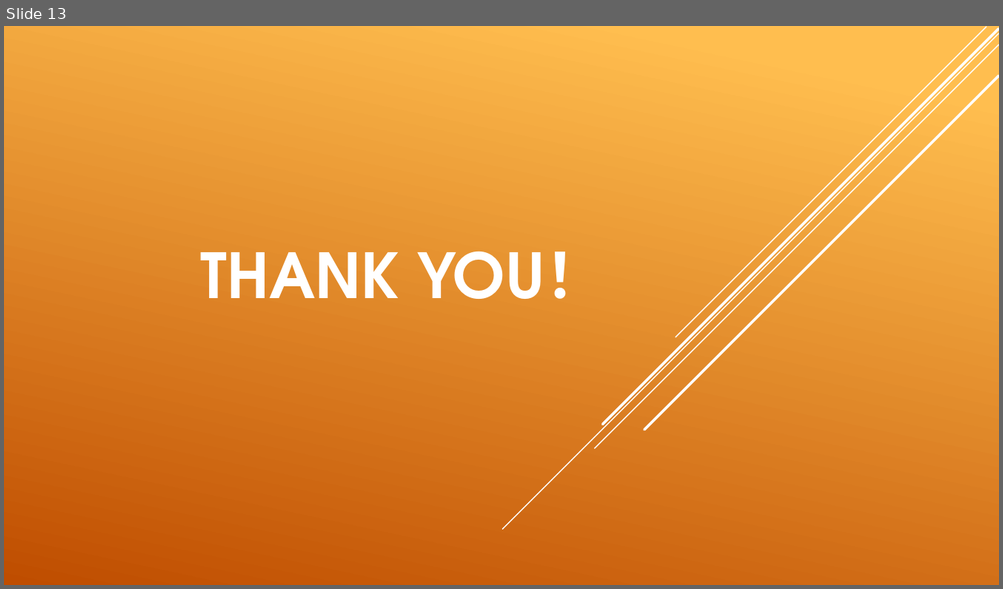
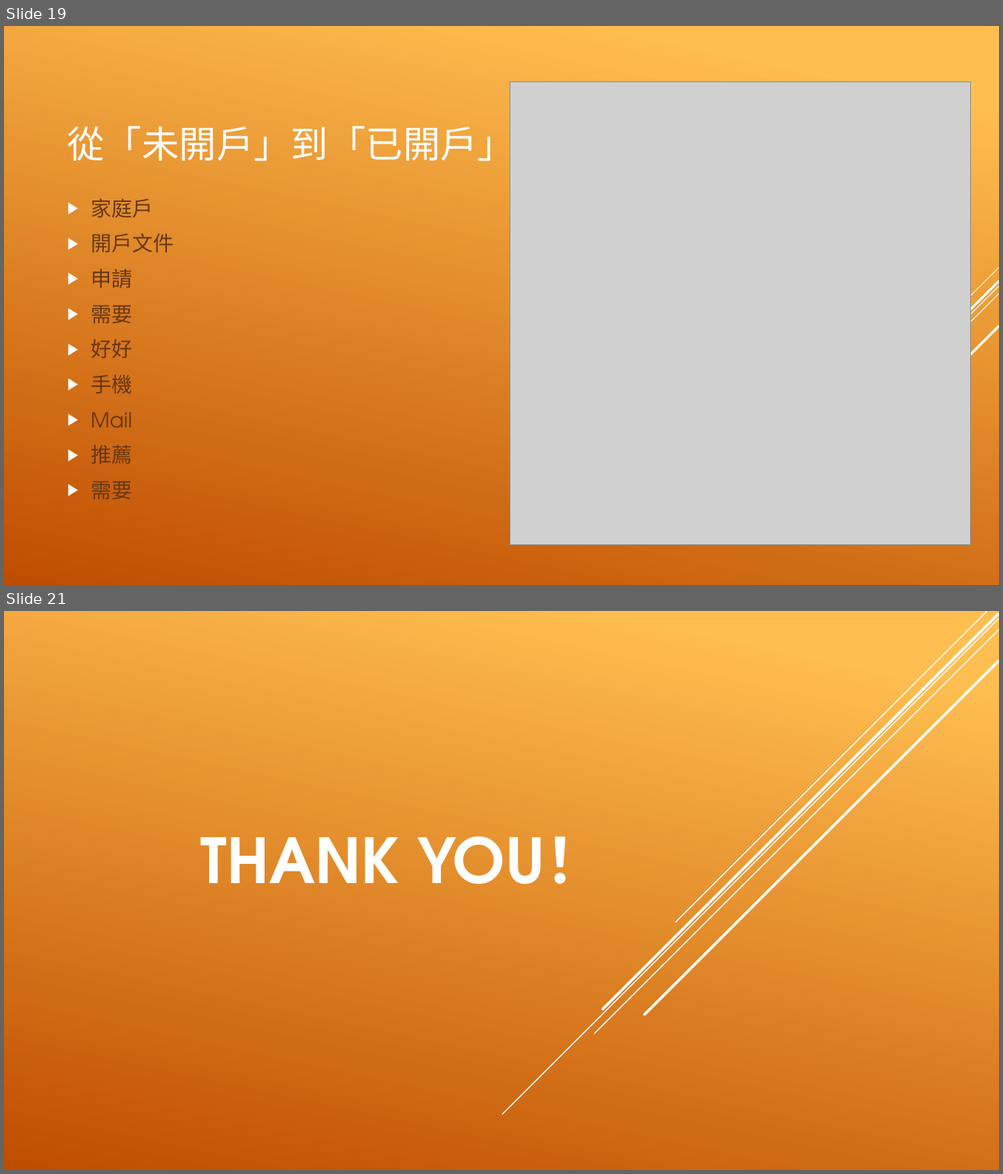
Before and after one commit to WTYU/Fintech-Course, a slide deck: Final/金融科技-文字探勘與機器學習.pptx. Shown one above the other, each under a label of ours: slide 13 before the commit, slides 19 and 21 after it; the slides between them are not shown. The pictures are 1003x589 and 1003x1174 pixels, drawn with LibreOffice and Linux fonts; fonts in the diff are those of the drawing; grey boxes stand for pictures. Boxes give left, top, right and bottom in pixels: in the first picture for what was removed or moved away, otherwise in the second. Text is boxed around its words. In the diff, an @@ line names an element or a change of style, - is before the commit and + after.

```diff
--- a/Final/金融科技-文字探勘與機器學習.pptx
+++ b/Final/金融科技-文字探勘與機器學習.pptx
@@ slide 19 added at (4,26,999,585), background gradient #FFBF50 to #C04D00 @@
@@ picture added at (510,82,970,545) @@
@@ title added at (68,120,515,167), 36 pt, text #FFFFFF @@
+從「未開戶」到「已開戶」
@@ text added at (91,198,173,500), 20 pt, text #68380F @@
+▶ 家庭戶
+▶ 開戶文件
+▶ 申請
+▶ 需要
+▶ 好好
+▶ 手機
+▶ Mail
+▶ 推薦
+▶ 需要
@@ group added at (755,268,999,530): 5 lines @@
@@ what was slide 13 is now slide 21 @@
```
Also in this commit, not shown: 7 other slides added, 16 other files.
